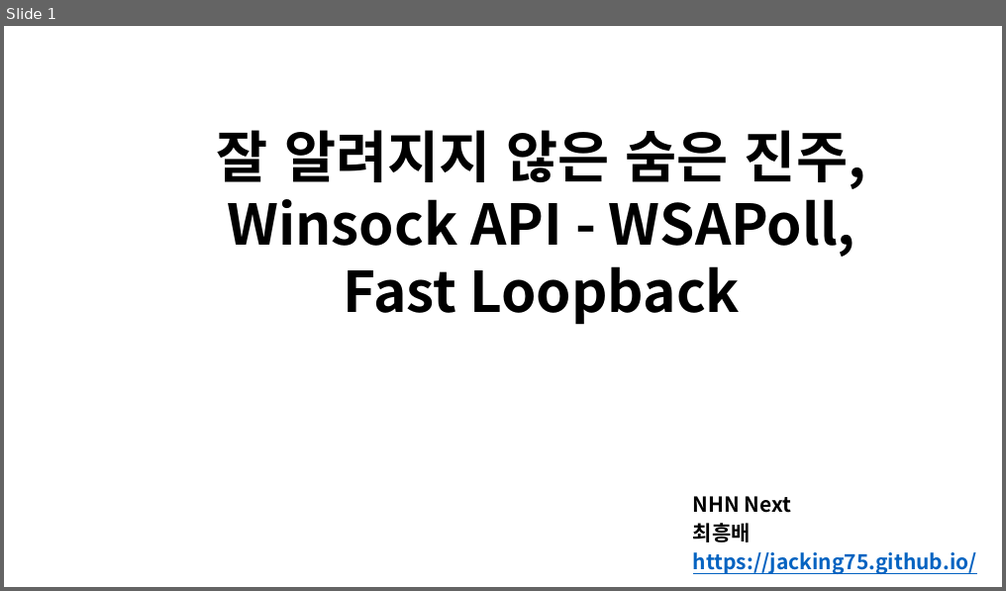
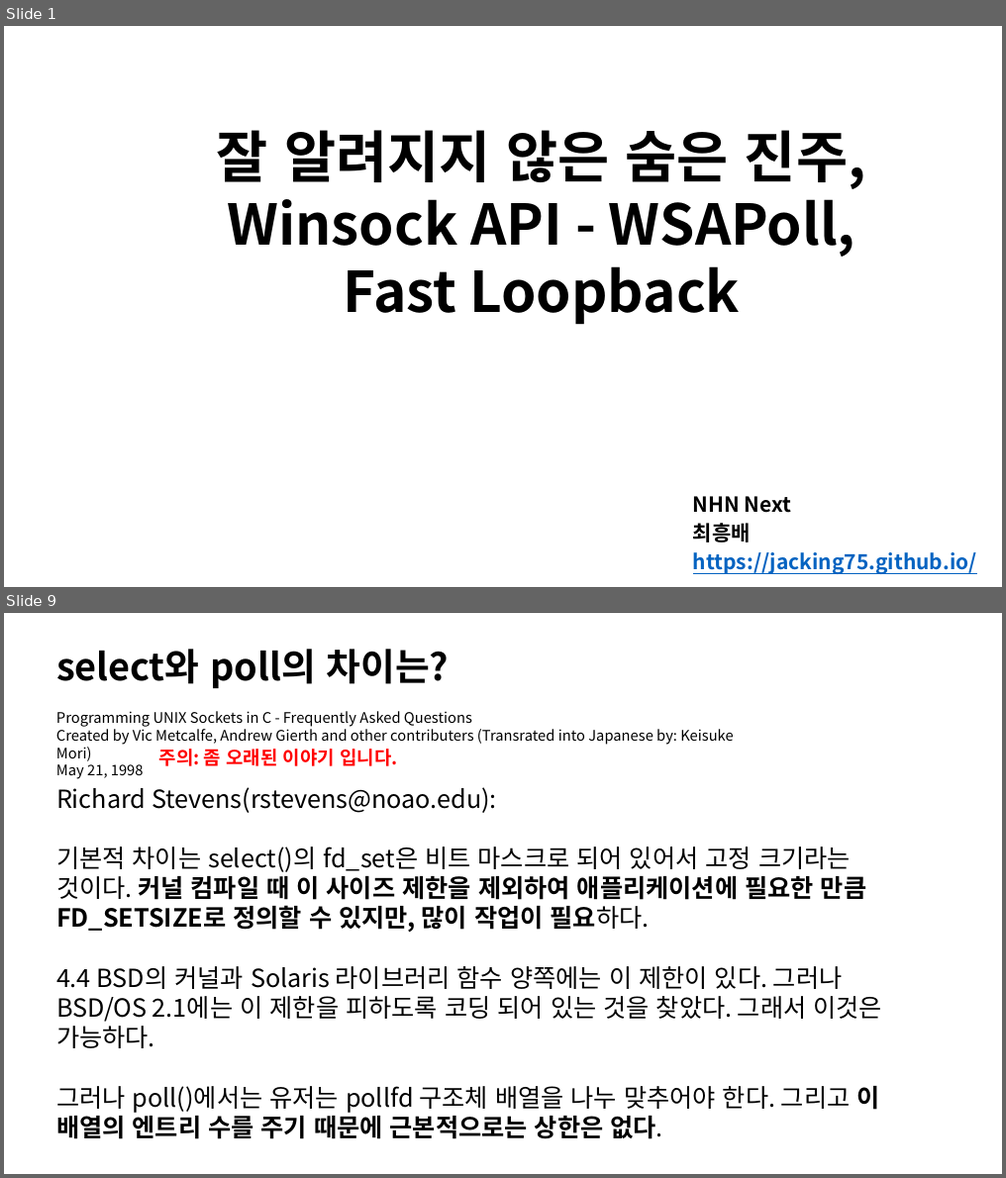
Before and after one commit to Dylan-Jang/conf_cpp_korea_201702, a slide deck: WSAPoll, Fast Loopback.pptx. Shown one above the other, each under a label of ours: slide 1 before the commit, slides 1 and 9 after it; the slides between them are not shown. The pictures are 1006x591 and 1006x1178 pixels, drawn with LibreOffice and Linux fonts; fonts in the diff are those of the drawing. Boxes give left, top, right and bottom in pixels: in the first picture for what was removed or moved away, otherwise in the second. Text is boxed around its words. In the diff, an @@ line names an element or a change of style, - is before the commit and + after.

```diff
--- a/WSAPoll, Fast Loopback.pptx
+++ b/WSAPoll, Fast Loopback.pptx
@@ slide 9 added at [4, 613, 1002, 1174], background #FFFFFF @@
@@ text added at [56, 649, 449, 688], 36 pt, text #000000, bold @@
+select와 poll의 차이는?
@@ text added at [56, 711, 733, 779], 14 pt, text #000000 @@
+Programming UNIX Sockets in C - Frequently Asked Questions
+Created by Vic Metcalfe, Andrew Gierth and other contributers (Transrated into Japanese by: Keisuke Mori)
+May 21, 1998
@@ text added at [159, 746, 397, 770], 18 pt, text #FF0000, bold @@
+주의: 좀 오래된 이야기 입니다.
@@ text added at [56, 787, 883, 1140], 24 pt, text #000000 @@
+Richard Stevens(rstevens@noao.edu):
+기본적 차이는 select()의 fd_set은 비트 마스크로 되어 있어서 고정 크기라는 것이다. 커널 컴파일 때 이 사이즈 제한을 제외하여 애플리케이션에 필요한 만큼 FD_SETSIZE로 정의할 수 있지만, 많이 작업이 필요하다.
+4.4 BSD의 커널과 Solaris 라이브러리 함수 양쪽에는 이 제한이 있다. 그러나 BSD/OS 2.1에는 이 제한을 피하도록 코딩 되어 있는 것을 찾았다. 그래서 이것은 가능하다.
+그러나 poll()에서는 유저는 pollfd 구조체 배열을 나누 맞추어야 한다. 그리고 이 배열의 엔트리 수를 주기 때문에 근본적으로는 상한은 없다.
```
Also in this commit, not shown: 3 slides changed, 18 other slides added, 1 slide removed, 22 other files.
